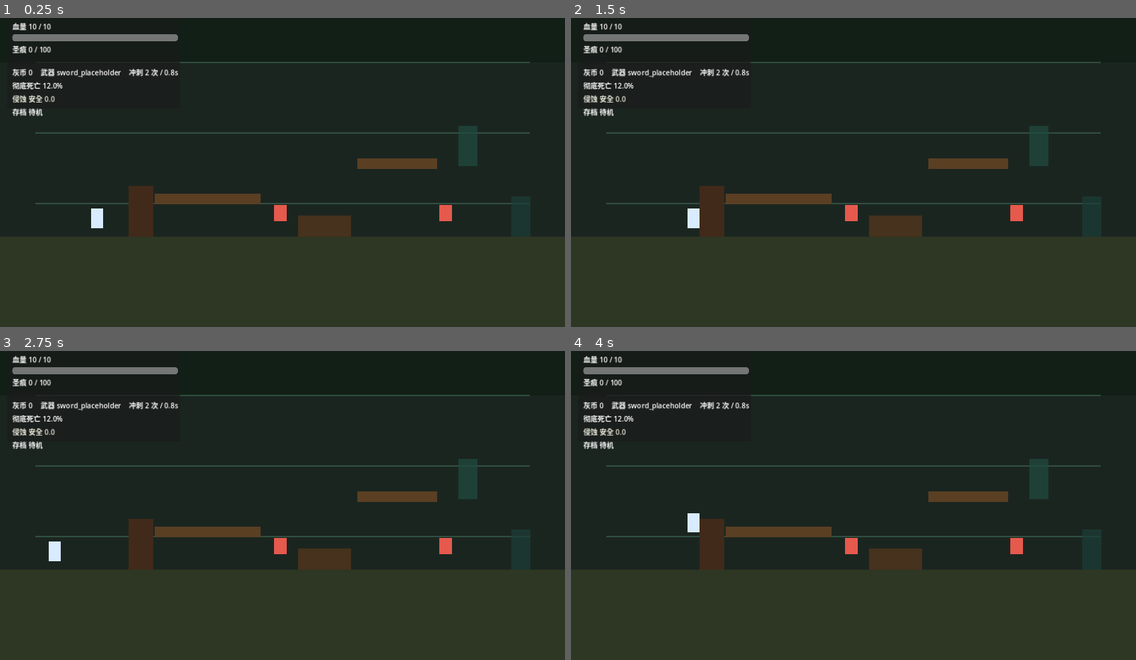
Above: before the commit, frames 1-4 (two rows, left to right).
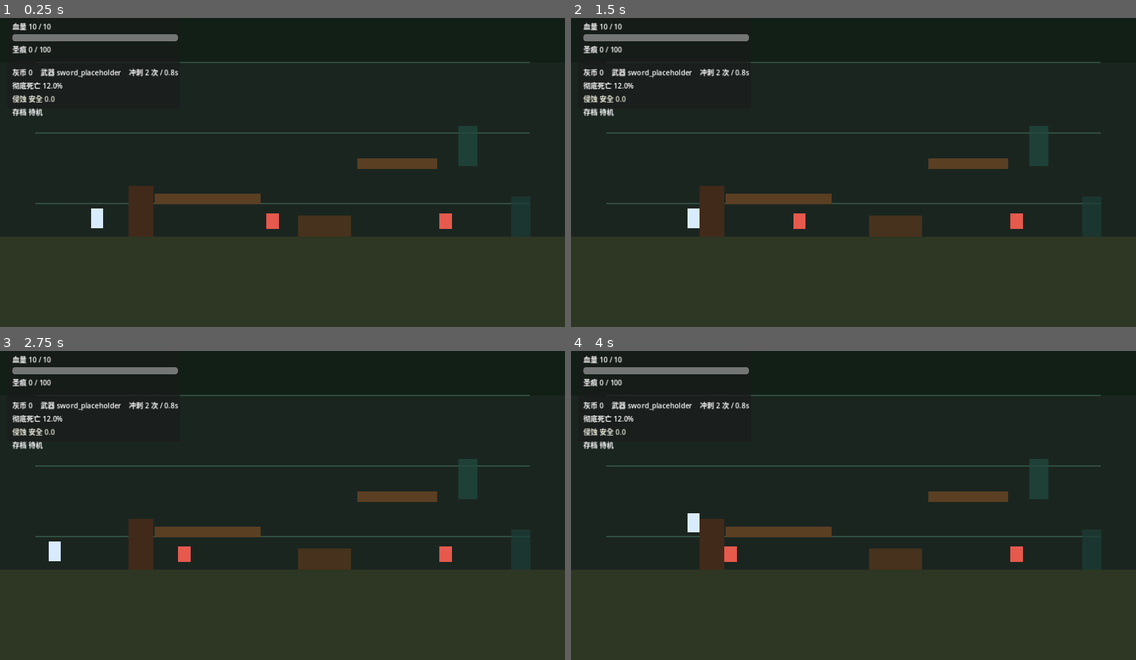
Above: after the commit, the same moments.

Repository: OutsiderK/BG
Game: Godot game, scene res://game/scenes/main/Main.tscn
Two runs of this game, one before a commit and one after it. Both use one fixed random seed, a clock stepped at 60 frames per second and the inputs below.
Inputs (mouse positions are in pixels of both pictures, inside the frame that each line leads up to):
- Up to frame 1 (0.25 s): no input
- Up to frame 2 (1.5 s): move the mouse to (977, 150) at 0.52 s; hold 1 (unfold) 0.53-1.28 s; hold D (move_right) from 0.53 s (still down); click (977, 150) at 0.6 s; tap W (move_up) at 0.77 s; move the mouse to (740, 184) at 1.27 s; tap 1 (unfold) at 1.35 s
- Up to frame 3 (2.75 s): tap W (move_up) at 1.52 s; click (169, 517) at 1.55 s; move the mouse to (339, 431) at 2.02 s; release D (move_right) at 2.03 s; hold A (move_left) from 2.03 s (still down); hold 1 (unfold) from 2.03 s (still down); click (339, 431) at 2.1 s
- Up to frame 4 (4 s): move the mouse to (825, 564) at 2.77 s; release A (move_left) at 2.78 s; release 1 (unfold) at 2.78 s; hold D (move_right) from 2.78 s (still down); tap Space (dash) at 2.85 s; tap W (move_up) at 3.02, 3.77 s; click (825, 564) at 3.05 s; move the mouse to (1023, 548) at 3.52 s; hold 1 (unfold) from 3.53 s (still down)

The runs differ from the first frame. In frame 1, 0.3% of the frame differs, in the area x 47-80%, y 60-69%; in frame 2, 0.3%; in frame 3, 0.3%, in the area x 31-80%, y 60-69%; in frame 4, 0.3%.

Commit message:
fix: 添加敌人基础追击行为

Diff:
--- a/game/scripts/enemies/enemy_base.gd
+++ b/game/scripts/enemies/enemy_base.gd
@@ -8,26 +8,46 @@
 @export var max_hp := 10
 @export var contact_damage := 1
 @export var move_speed := 80.0
+@export var unfolded_move_speed := 110.0
+@export var gravity := 1200.0
+@export var detection_range := 560.0
+@export var attack_range := 42.0
+@export var attack_windup := 0.22
+@export var attack_cooldown := 1.0
+@export var acceleration := 900.0
+@export var friction := 1200.0
 @export_enum("normal", "elite", "boss") var enemy_rank := "normal"
 @export var knockback_resistance := 0.0
 @export var counter_unfold_enabled := false
+@export var target_path: NodePath
 
 var hp := 10
 var unfolded_lane := 0
 var is_dead := false
 var knockback_velocity := Vector2.ZERO
+var target: Node2D
+var attack_cooldown_remaining := 0.0
+var attack_windup_remaining := 0.0
+var pending_attack_target: Node2D
 
 func _ready() -> void:
 	hp = max_hp
 	add_to_group("enemies")
+	UnfoldManager.register_enemy(self)
+	tree_exiting.connect(_on_tree_exiting)
 
 func _physics_process(delta: float) -> void:
-	if knockback_velocity.length_squared() <= 1.0:
-		knockback_velocity = Vector2.ZERO
-		return
-	velocity = knockback_velocity
+	if is_dead:
+		return
+	_tick_timers(delta)
+	var active_target := _resolve_target()
+	if knockback_velocity.length_squared() > 1.0:
+		_process_knockback(delta)
+	elif active_target != null:
+		_process_chase(delta, active_target)
+	else:
+		_process_idle(delta)
 	move_and_slide()
-	knockback_velocity = knockback_velocity.move_toward(Vector2.ZERO, move_speed * 8.0 * delta)
 
 func apply_damage(amount: int, _source: Node = null) -> bool:
 	if is_dead or amount <= 0:
@@ -62,6 +82,123 @@
 
 func exit_unfolded() -> void:
 	pass
+
+func _tick_timers(delta: float) -> void:
+	attack_cooldown_remaining = maxf(0.0, attack_cooldown_remaining - delta)
+	if attack_windup_remaining <= 0.0:
+		return
+	attack_windup_remaining = maxf(0.0, attack_windup_remaining - delta)
+	if attack_windup_remaining <= 0.0:
+		_commit_attack()
+
+func _process_knockback(delta: float) -> void:
+	if UnfoldManager.is_unfolded():
+		motion_mode = MOTION_MODE_FLOATING
+		velocity = knockback_velocity
+	else:
+		motion_mode = MOTION_MODE_GROUNDED
+		velocity.x = knockback_velocity.x
+		if not is_on_floor():
+			velocity.y += gravity * delta
+	knockback_velocity = knockback_velocity.move_toward(Vector2.ZERO, move_speed * 8.0 * delta)
+
+func _process_chase(delta: float, active_target: Node2D) -> void:
+	if attack_windup_remaining > 0.0:
+		_process_attack_windup(delta)
+		return
+	if UnfoldManager.is_unfolded():
+		_process_unfolded_chase(delta, active_target)
+	else:
+		_process_vertical_chase(delta, active_target)
+
+func _process_vertical_chase(delta: float, active_target: Node2D) -> void:
+	motion_mode = MOTION_MODE_GROUNDED
+	var offset := active_target.global_position - global_position
+	var distance_x := absf(offset.x)
+	if offset.length() <= attack_range:
+		_begin_attack(active_target)
+		velocity.x = move_toward(velocity.x, 0.0, friction * delta)
+	elif offset.length() <= detection_range:
+		var direction := signf(offset.x)
+		velocity.x = move_toward(velocity.x, direction * move_speed, acceleration * delta)
+	elif distance_x > attack_range:
+		velocity.x = move_toward(velocity.x, 0.0, friction * delta)
+	if not is_on_floor():
+		velocity.y += gravity * delta
+	else:
+		velocity.y = minf(velocity.y, 0.0)
+
+func _process_unfolded_chase(delta: float, active_target: Node2D) -> void:
+	motion_mode = MOTION_MODE_FLOATING
+	var offset := active_target.global_position - global_position
+	if offset.length() <= attack_range:
+		_begin_attack(active_target)
+		velocity = velocity.move_toward(Vector2.ZERO, friction * delta)
+	elif offset.length() <= detection_range:
+		velocity = velocity.move_toward(offset.normalized() * unfolded_move_speed, acceleration * delta)
+	else:
+		velocity = velocity.move_toward(Vector2.ZERO, friction * delta)
+
+func _process_attack_windup(delta: float) -> void:
+	if UnfoldManager.is_unfolded():
+		motion_mode = MOTION_MODE_FLOATING
+		velocity = velocity.move_toward(Vector2.ZERO, friction * delta)
+	else:
+		motion_mode = MOTION_MODE_GROUNDED
+		velocity.x = move_toward(velocity.x, 0.0, friction * delta)
+		if not is_on_floor():
+			velocity.y += gravity * delta
+
+func _process_idle(delta: float) -> void:
+	if UnfoldManager.is_unfolded():
+		motion_mode = MOTION_MODE_FLOATING
+		velocity = velocity.move_toward(Vector2.ZERO, friction * delta)
+	else:
+		motion_mode = MOTION_MODE_GROUNDED
+		velocity.x = move_toward(velocity.x, 0.0, friction * delta)
+		if not is_on_floor():
+			velocity.y += gravity * delta
+		else:
+			velocity.y = minf(velocity.y, 0.0)
+
+func _begin_attack(active_target: Node2D) -> void:
+	if attack_cooldown_remaining > 0.0:
+		return
+	pending_attack_target = active_target
+	attack_windup_remaining = attack_windup
+	attack_cooldown_remaining = attack_cooldown
+
+func _commit_attack() -> void:
+	if pending_attack_target == null or not is_instance_valid(pending_attack_target):
+		pending_attack_target = null
+		return
+	if global_position.distance_to(pending_attack_target.global_position) <= attack_range * 1.25:
+		if pending_attack_target.has_method("apply_damage"):
+			pending_attack_target.call("apply_damage", contact_damage)
+		elif pending_attack_target.has_method("take_damage"):
+			pending_attack_target.call("take_damage", contact_damage)
+	pending_attack_target = null
+
+func _resolve_target() -> Node2D:
+	if target != null and is_instance_valid(target) and not target.is_queued_for_deletion():
+		return target
+	if target_path != NodePath(""):
+		target = get_node_or_null(target_path) as Node2D
+		if target != null:
+			return target
+	var players := get_tree().get_nodes_in_group("player")
+	if not players.is_empty():
+		target = players[0] as Node2D
+		if target != null:
+			return target
+	var current_scene := get_tree().current_scene
+	if current_scene != null:
+		target = current_scene.find_child("Player", true, false) as Node2D
+	return target
+
+func _on_tree_exiting() -> void:
+	if is_instance_valid(UnfoldManager):
+		UnfoldManager.unregister_enemy(self)
 
 func _die() -> void:
 	if is_dead:
--- a/game/scripts/player/player_controller.gd
+++ b/game/scripts/player/player_controller.gd
@@ -25,6 +25,8 @@
 @onready var sword_attack: Node = get_node_or_null("SwordAttack")
 
 func _ready() -> void:
+	add_to_group("player")
+	UnfoldManager.set_player(self)
 	hp = max_hp
 	dash_charges = max_dash_charges
 	RunState.set_health(hp, max_hp)
--- /dev/null
+++ b/tools/godot/enemy_ai_smoke.gd
@@ -0,0 +1,37 @@
+extends SceneTree
+
+const MAIN_SCENE := "res://game/scenes/main/Main.tscn"
+const MIN_EXPECTED_TRAVEL := 16.0
+
+func _initialize() -> void:
+	call_deferred("_run")
+
+func _run() -> void:
+	var packed := load(MAIN_SCENE) as PackedScene
+	if packed == null:
+		printerr("Failed to load main scene: %s" % MAIN_SCENE)
+		quit(1)
+		return
+
+	var main := packed.instantiate()
+	root.add_child(main)
+	await physics_frame
+
+	var enemy := main.get_node_or_null("DemoRoom/Enemies/DummyEnemyA") as Node2D
+	if enemy == null:
+		printerr("Failed to find DummyEnemyA in main scene.")
+		quit(1)
+		return
+
+	var start_position := enemy.global_position
+	for _frame in range(90):
+		await physics_frame
+
+	var travel := enemy.global_position.distance_to(start_position)
+	if travel < MIN_EXPECTED_TRAVEL:
+		printerr("Enemy did not move enough. Travel: %.2f" % travel)
+		quit(1)
+		return
+
+	print("Enemy AI smoke passed. Travel: %.2f" % travel)
+	quit(0)
Not shown, changed: README.md
